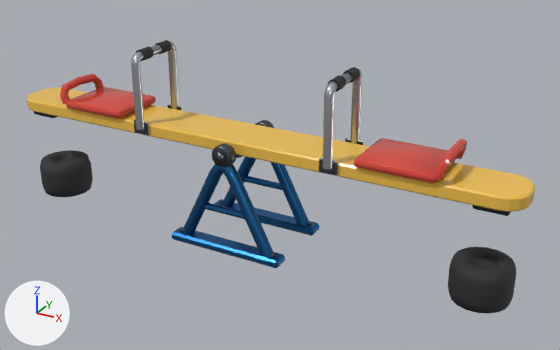
Two versions of the glTF model web/public/assets/models/playground/seesaw.glb, one commit apart.
Camera for both pictures: a 50 mm lens placed at (1.69, -2.74, 1.71), pointed at (0.16, 0.03, 0.33). Arrows for +X, +Y and +Z are at lower left; the lights stay in place. The first picture is the older version. Vertices at exactly the same position are counted once.

Names of what the first picture shows: 'plank', 'stand'.
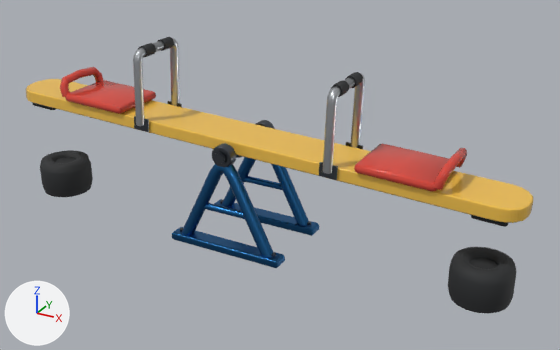
Pixel boxes [x1, y1, x2, y2] of what changed, in the pictures (560 x 350 px):
'plank', turned
    before: [26, 40, 535, 216]
    after: [26, 37, 533, 227]
part 1 of me_stand, shading changed
    both: [172, 177, 317, 268]
part 2 of me_stand, shading changed
    both: [213, 124, 264, 167]

Patch to the scene script:
```diff
--- a/web/public/assets/models/playground/seesaw.glb.py
+++ b/web/public/assets/models/playground/seesaw.glb.py
@@ me_stand @@
 me_stand.from_pydata(...)  # 680 vertices, 1292 faces; spans x -1.23..1.23, y -0.21..0.21, z 0.0..0.51
 # used by ob_stand; location = (0.0, 0.0, 0.0)
+# me_stand part 1: 88 of the faces centred in x -0.28..0.28, y -0.21..0.21, z 0.0..0.21 are now shaded smooth
+# me_stand part 2: 92 of the faces centred in x -0.04..0.04, y -0.21..0.21, z 0.42..0.5 are now shaded flat
 me_stand.materials.append(mat_body)
@@ ob_plank @@
 ob_plank.location = (0.0, 0.0, 0.46)
+ob_plank.rotation_euler = (0.0, 0.0388, 0.0)  # degrees (0, 2.2, 0)
```
